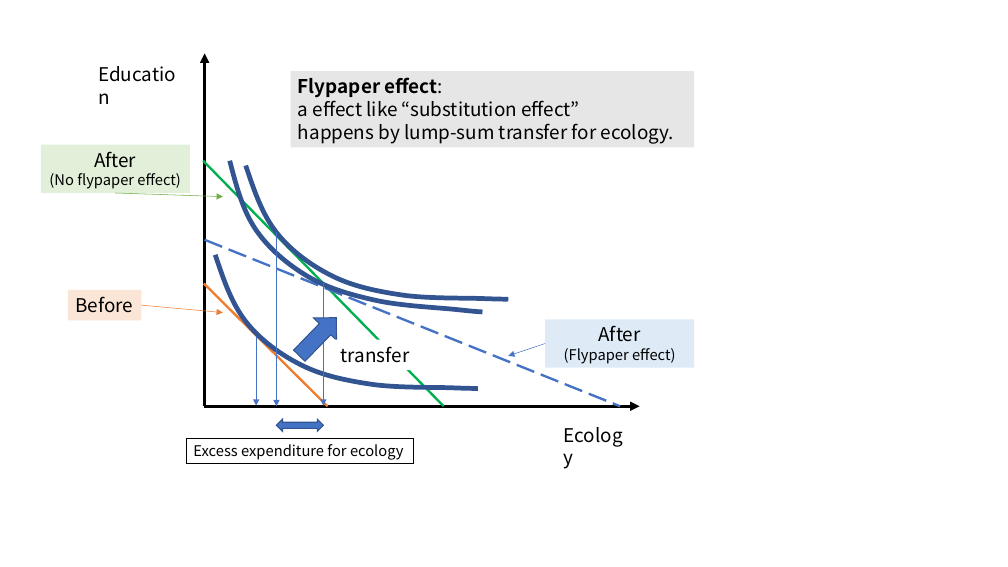
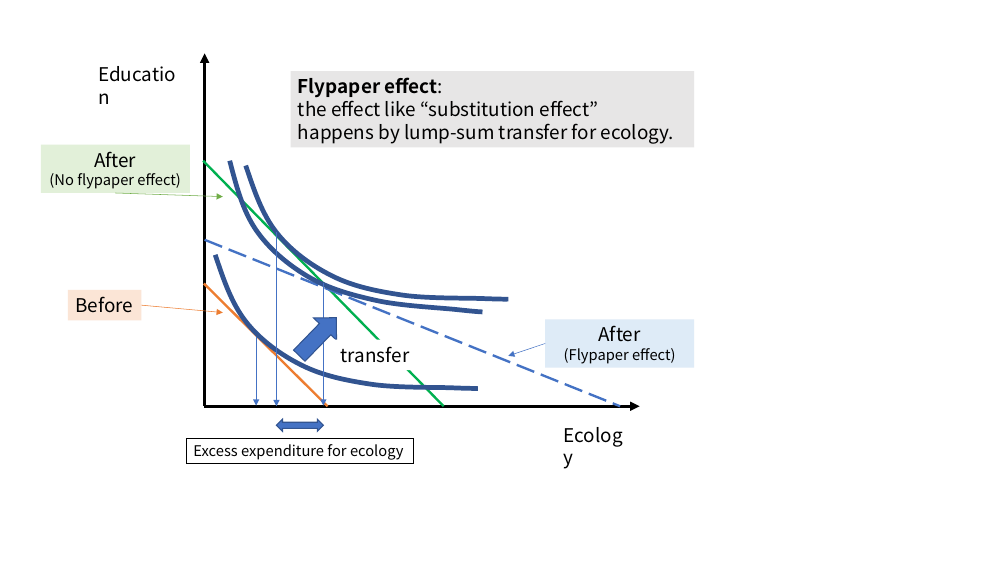
Before and after one commit to KatoPachi/NASTAB, a slide deck: slide 1 of report/IIPF/Figure.pptx. Drawn at 1008x567 pixels with LibreOffice and Linux fonts; fonts in the diff are those of the drawing. Boxes give left, top, right and bottom in pixels: in the first picture for what was removed or moved away, otherwise in the second. Text is boxed around its words. In the diff, an @@ line names an element or a change of style, - is before the commit and + after.

```diff
--- a/report/IIPF/Figure.pptx
+++ b/report/IIPF/Figure.pptx
@@ text in rectangle at (x1=298, y1=96, x2=598, y2=117): text changed @@
-a effect like “substitution effect”
+the effect like “substitution effect”
```
Also in this commit, not shown: 1 other file.
